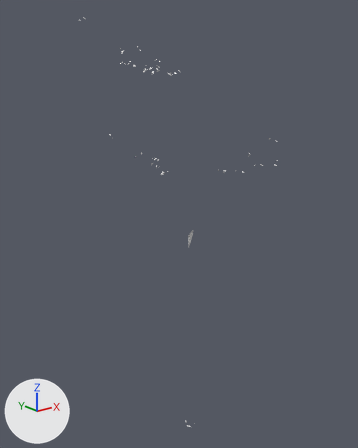
What one commit did to the OBJ model game/assets/models/plants/SM_Plant_CeibaEmergent_Canopy_LOD2.obj.
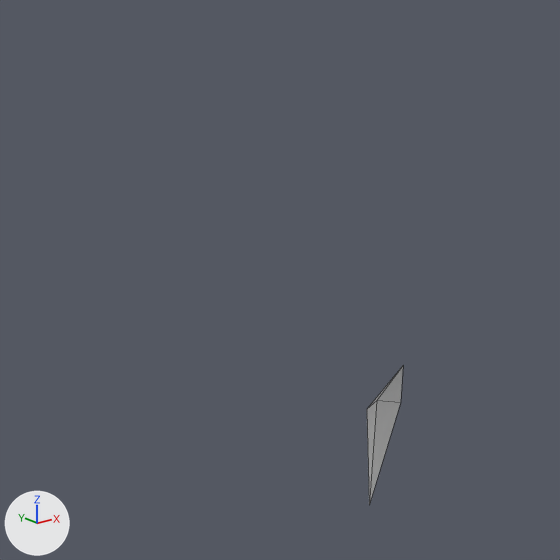
Each version is shown whole from a 50 mm camera at (-37.2, -43.7, 46.5) aimed at (1.1, 4.2, 27.3), then close up on the part from 39% to 60% of the width and 40% to 57% of the height. Lighting does not change. The marker at lower left points along +X, +Y and +Z. The first two pictures are the older version. The close-ups show mesh edges as thin lines. Where no turn or scale is listed for an object, it has been applied to the vertices.

In view in the first close-up: 'SM_Plant_CeibaEmergent_Canopy_LOD2'.
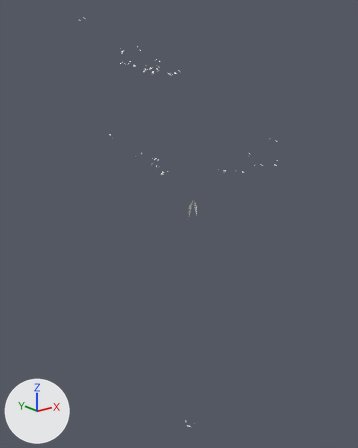
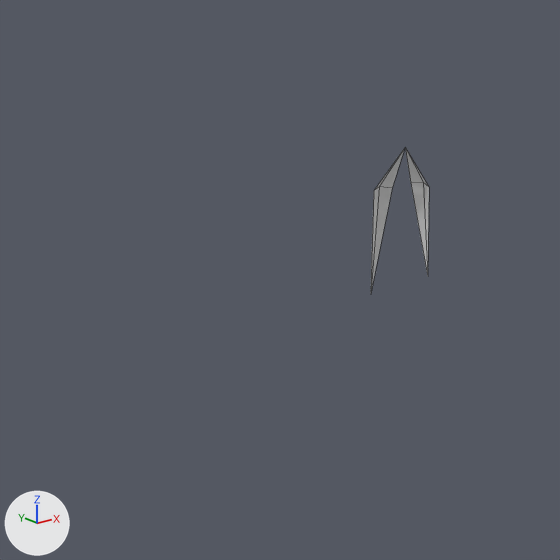
What differs and where, as boxes [x1, y1, x2, y2] in the close-ups (560 x 560 px):
'SM_Plant_CeibaEmergent_Canopy_LOD2', reshaped
    before: [367, 366, 403, 505]
    after: [371, 148, 429, 290]

What changed in the scene script:
```text
Change me_sm_plant_ceibaemergent_canopy_lod2:
    used by ob_sm_plant_ceibaemergent_canopy_lod2; location = (0.0, 0.0, 0.0)
    verts and faces of me_sm_plant_ceibaemergent_canopy_lod2; kept vertices keep their numbers, new ones are numbered from 465
    before: 460 (0.0, 0.0, 27.9) at pixel (403, 365), 461 (0.3, 0.4, 27.1) at pixel (400, 402), 462 (0.0, 0.6, 27.1) at pixel (376, 400), 463 (-0.4, 0.5, 27.1) at pixel (366, 409), 464 (0.0, 0.8, 25.2) at pixel (369, 505)
    remove me_sm_plant_ceibaemergent_canopy_lod2.from_pydata(...)  # 465 vertices, 458 faces; spans x -13.7..13.6, y -5.5..14.3, z -0.1..51.0
    add me_sm_plant_ceibaemergent_canopy_lod2.from_pydata(...)  # 469 vertices, 462 faces; spans x -13.7..13.6, y -5.5..14.3, z -0.1..51.0
    me_sm_plant_ceibaemergent_canopy_lod2 part 1
    add delete_vertices([460])  # with the faces that use them
    add verts[461] = (0.2, 0.5, 30.8)  # moved, pixel (392, 188)
    add verts[462] = (0.0, 0.6, 30.8)  # moved, pixel (379, 186)
    add verts[464] = (0.0, 0.8, 28.9)  # moved
    add verts[463] = (-0.2, 0.5, 30.8)  # moved, pixel (373, 190)
    add verts[465] = (0.0, 0.0, 31.6)  # pixel (405, 147)
    add verts[466] = (0.4, -0.1, 30.9)  # pixel (429, 187)
    add verts[467] = (0.5, 0.1, 30.9)  # pixel (423, 182)
    add verts[468] = (0.4, 0.3, 30.9)  # pixel (410, 182)
    add verts[469] = (0.6, 0.1, 29.3)  # pixel (427, 276)
    add faces += [(461, 462, 465), (462, 463, 465), (465, 466, 467), (465, 467, 468), (466, 469, 467), (467, 469, 468)]
```
